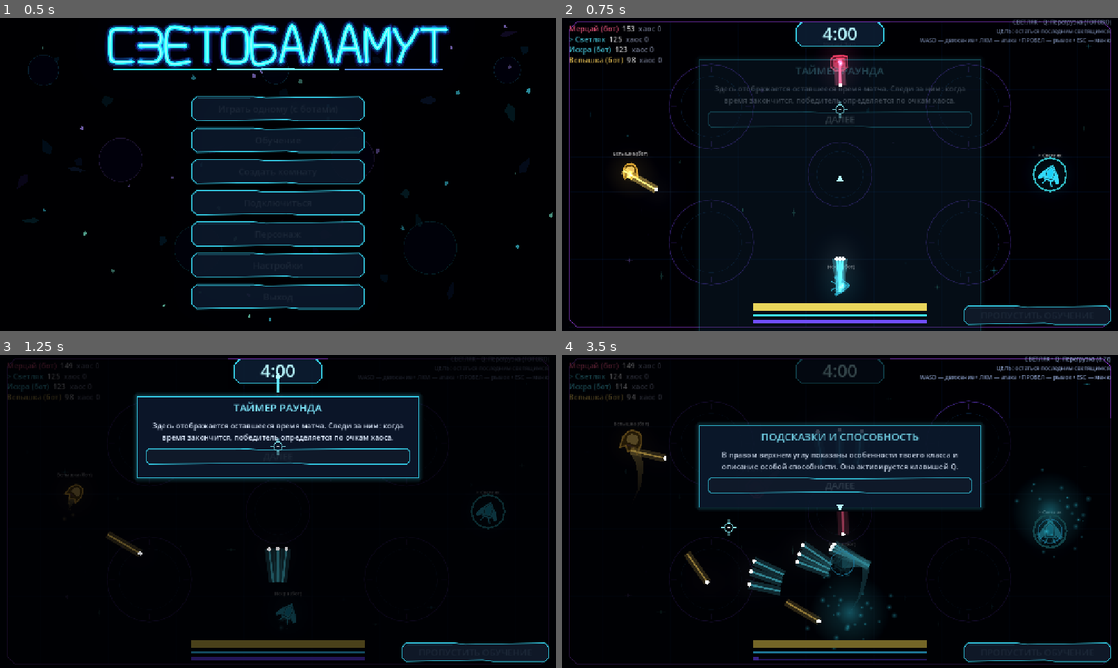
Above: before the commit, frames 1-4 (two rows, left to right).
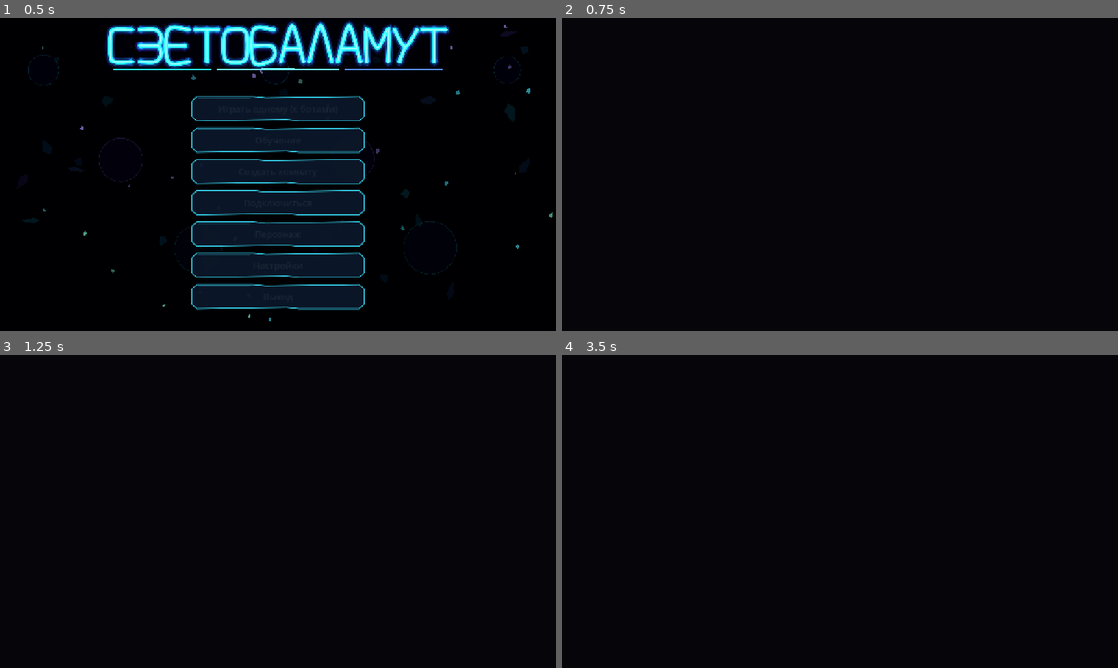
Above: after the commit, the same moments.

Repository: DvoreZZKy/svetobalamut
Game: Godot game, scene res://scenes/menu.tscn
The game is run twice, just before and just after one commit, with the same random seed, the same clock (stepped at 60 frames per second) and the same inputs.
Inputs (mouse positions are in pixels of both pictures, inside the frame that each line leads up to):
- Up to frame 1 (0.5 s): no input
- Up to frame 2 (0.75 s): click "Играть одному (с ботами)" at 0.5 s
- Up to frame 3 (1.25 s): no input
- Up to frame 4 (3.5 s): tap Enter (restart) at 1.25 s; move the mouse to (962, 495) at 1.27 s; hold D (right) 1.28-2 s; tap Q (ability) at 1.35 s; click (962, 495) at 1.42 s; click (840, 455) at 2 s, where only the run before the commit has a clickable "ДАЛЕЕ"; move the mouse to (728, 527) at 2.77 s; hold S (down) from 2.78 s (still down); tap Space (dash) at 2.85 s

Frame 1 is identical in both runs. In frame 2, 11% of the frame differs, in the area x 1-99%, y 0-100%; in frame 3, 20%; in frame 4, 23%, in the area x 1-99%, y 0-99%.
Error after the commit: Parse Error: Assigned value for constant "AMBIENT_DIAMOND" isn't a constant expression. (res://scripts/arena.gd:425)

Commit message:
Reuse shared render resources and cache ambient geometry

Diff:
--- a/scripts/arena.gd
+++ b/scripts/arena.gd
@@ -163,19 +163,9 @@
 
 # --------------------------------------------------------------- ресурсы --
 func _build_resources() -> void:
-	var g := Gradient.new()
-	g.set_color(0, Color(1, 1, 1, 1))
-	g.set_color(1, Color(1, 1, 1, 0))
-	g.add_point(0.35, Color(1, 1, 1, 0.35))
-	halo_tex = GradientTexture2D.new()
-	halo_tex.gradient = g
-	halo_tex.fill = GradientTexture2D.FILL_RADIAL
-	halo_tex.fill_from = Vector2(0.5, 0.5)
-	halo_tex.fill_to = Vector2(1.0, 0.5)
-	halo_tex.width = 128
-	halo_tex.height = 128
-	add_mat = CanvasItemMaterial.new()
-	add_mat.blend_mode = CanvasItemMaterial.BLEND_MODE_ADD
+	# Reuse autoload-owned resources across every arena instance and match restart.
+	halo_tex = G.get_halo_texture()
+	add_mat = G.get_additive_material()
 	trail_curve = Curve.new()
 	trail_curve.add_point(Vector2(0.0, 0.0))
 	trail_curve.add_point(Vector2(1.0, 1.0))
@@ -431,20 +421,25 @@
 	ambient_layer.queue_redraw()
 
 
+# Unit geometry is allocated once; each mote only changes its draw transform.
+const AMBIENT_DIAMOND := PackedVector2Array([
+	Vector2(0, -2), Vector2(1, 0), Vector2(0, 2), Vector2(-1, 0)
+])
+const AMBIENT_H_LINE := PackedVector2Array([Vector2(-3, 0), Vector2(3, 0)])
+const AMBIENT_V_LINE := PackedVector2Array([Vector2(0, -3), Vector2(0, 3)])
+
+
 func _draw_ambient() -> void:
 	var palette := [Color("#39dff5"), Color("#a77bff"), Color("#62f5d0")]
 	for mote in ambient_motes:
-		var p: Vector2 = mote.p
 		var r: float = mote.r
 		var pulse := 0.45 + 0.35 * sin(t * 1.7 + float(mote.phase))
 		var color: Color = palette[int(mote.tone)]
-		var points := PackedVector2Array([
-			p + Vector2(0, -r * 2.0), p + Vector2(r, 0),
-			p + Vector2(0, r * 2.0), p + Vector2(-r, 0)
-		])
-		ambient_layer.draw_colored_polygon(points, Color(color, pulse * 0.32))
-		ambient_layer.draw_line(p + Vector2(-r * 3.0, 0), p + Vector2(r * 3.0, 0), Color(color, pulse * 0.22), 1.0, true)
-		ambient_layer.draw_line(p + Vector2(0, -r * 3.0), p + Vector2(0, r * 3.0), Color(color, pulse * 0.22), 1.0, true)
+		ambient_layer.draw_set_transform(mote.p, 0.0, Vector2(r, r))
+		ambient_layer.draw_colored_polygon(AMBIENT_DIAMOND, Color(color, pulse * 0.32))
+		ambient_layer.draw_polyline(AMBIENT_H_LINE, Color(color, pulse * 0.22), 1.0, true)
+		ambient_layer.draw_polyline(AMBIENT_V_LINE, Color(color, pulse * 0.22), 1.0, true)
+	ambient_layer.draw_set_transform(Vector2.ZERO, 0.0, Vector2.ONE)
 
 
 func _draw_bullets() -> void:
